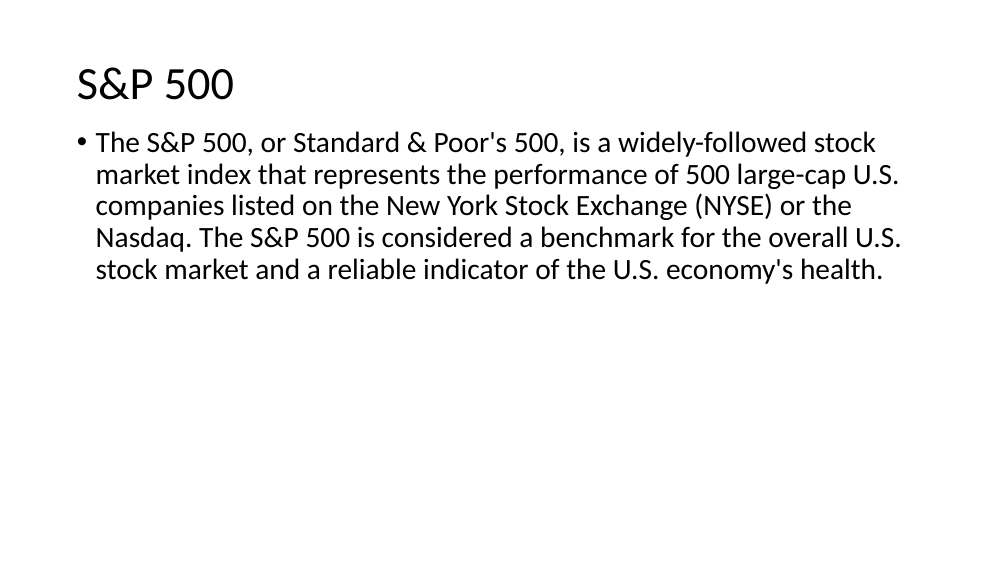
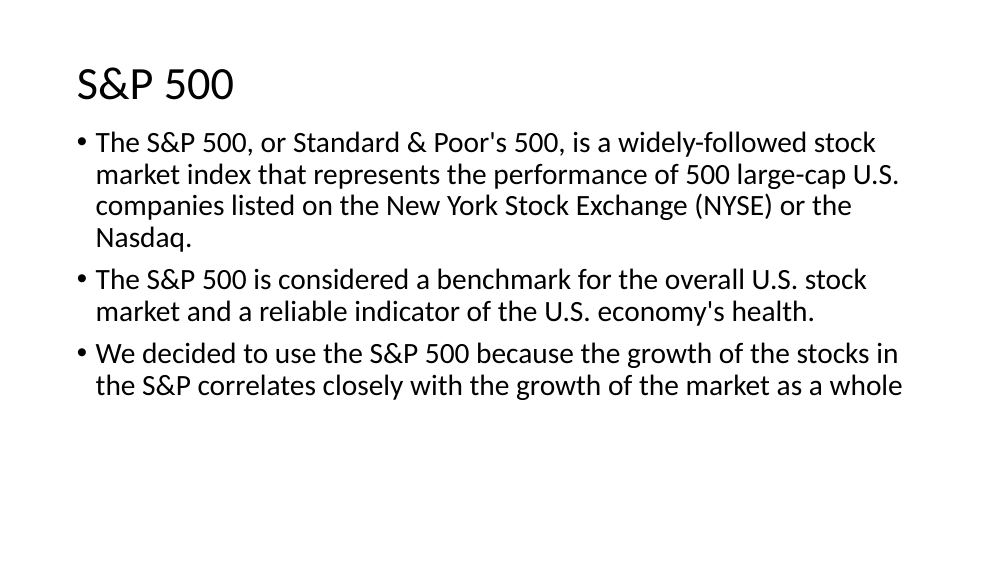
Before and after one commit to kennysiegler/first-project, a slide deck: slide 3 of presentation/Presentation2.pptx (slide 4 before the commit). Drawn at 1008x567 pixels with LibreOffice and Linux fonts; fonts in the diff are those of the drawing. Boxes give left, top, right and bottom in pixels: in the first picture for what was removed or moved away, otherwise in the second. Text is boxed around its words. In the diff, an @@ line names an element or a change of style, - is before the commit and + after.

```diff
--- a/presentation/Presentation2.pptx
+++ b/presentation/Presentation2.pptx
@@ text at (96,131,903,400): text changed @@
-• The S&P 500, or Standard & Poor's 500, is a widely-followed stock market index that represents the performance of 500 large-cap U.S. companies listed on the New York Stock Exchange (NYSE) or the Nasdaq. The S&P 500 is considered a benchmark for the overall U.S. stock market and a reliable indicator of the U.S. economy's health.
+• The S&P 500, or Standard & Poor's 500, is a widely-followed stock market index that represents the performance of 500 large-cap U.S. companies listed on the New York Stock Exchange (NYSE) or the Nasdaq.
+• The S&P 500 is considered a benchmark for the overall U.S. stock market and a reliable indicator of the U.S. economy's health.
+• We decided to use the S&P 500 because the growth of the stocks in the S&P correlates closely with the growth of the market as a whole
```
Also in this commit, not shown: 10 other slides changed, 2 slides added, 1 slide removed, 3 other files.
